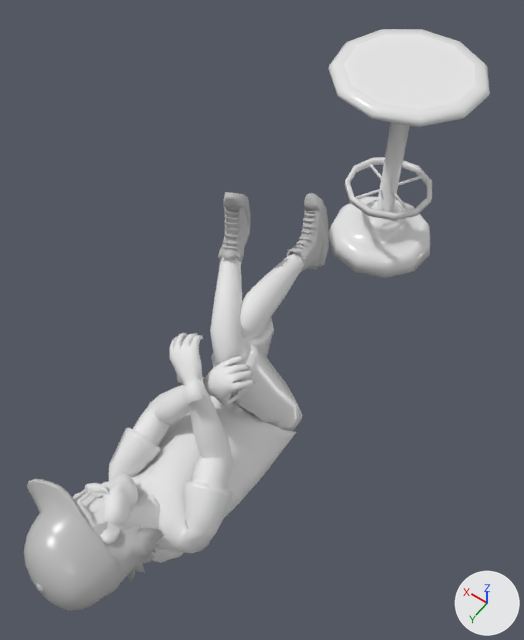
What one commit did to the glTF model models/core_building/CatGuy.glb.
Before and after are seen from a 50 mm lens placed at (-0.88, 2.1, 2.25), pointed at (0.02, 0.84, 0.28). The axes (+X, +Y, +Z) are drawn at lower right. The lights are the same throughout. Where no turn or scale is listed for an object, it has been applied to the vertices.

The first picture shows 'Cylinder.036', 'M_Feet_CitySneakers.001', 'M_Hat_ColorHat.001', 'M_Head_BaseMesh.001', 'M_Head_BaseMesh.002', 'M_lBody_BaseMesh.002', 'M_uBody_Ethermon.001', 'mesh0.002'.
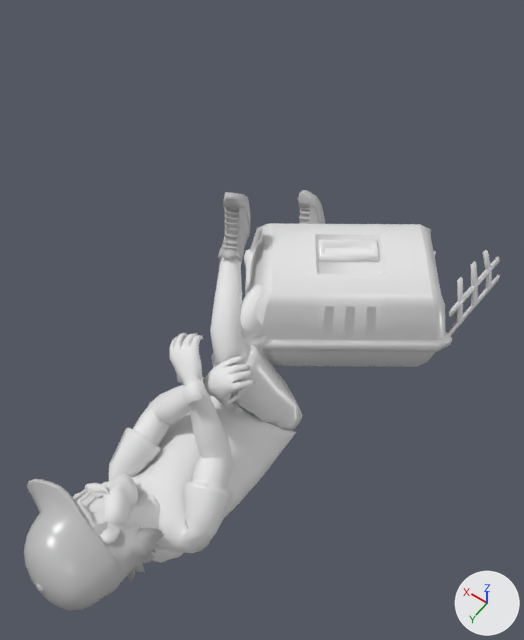
The newer file is also turned or shifted as a whole; pictures and numbers use the older file's frame.

Location of each change, (x1, y1, x2, y2) in pixels of the pictures (524 x 640 px):
'Box001', added: after (244, 223, 452, 367)
'Cylinder.036', deleted: before (328, 29, 490, 278)
    faces in mat_atlasmetal (its picture is missing): (328, 29, 490, 278)
    faces in mat_floor_wood (its picture is missing): (344, 34, 476, 110)
'Object001', added: after (448, 250, 500, 335)

Edits to the bpy script that builds the scene:
```text
Add mat_material__3:
    mat_material__3 = principled_material('Material #3')
    mat_material__3.base_color = (0.8, 0.8, 0.8)  # white #e7e7e7
    mat_material__3.roughness = 0.285
Add me_object001:
    me_object001.from_pydata(...)  # 197 vertices, 406 faces; spans x -0.034..0.049, y -0.363..0.007, z -0.173..0.187
    me_object001.materials.append(mat_material__3)  # its picture is missing
Add me_box001:
    me_box001.from_pydata(...)  # 226 vertices, 448 faces; spans x -0.46..0.358, y -0.407..0.336, z -0.206..0.22
    me_box001.materials.append(mat_material__3)  # its picture is missing
Remove ob_cylinder_036:
    ob_cylinder_036 = bpy.data.objects.new('Cylinder.036', me_cylinder_036)
    ob_cylinder_036.location = (0.0, 0.0, 0.0)
Add ob_object001:
    ob_object001 = bpy.data.objects.new('Object001', me_object001)
    ob_object001.location = (-0.523, 0.516, 0.244)
Add ob_box001:
    ob_box001 = bpy.data.objects.new('Box001', me_box001)
    ob_box001.location = (-0.085, 0.595, 0.244)
```
